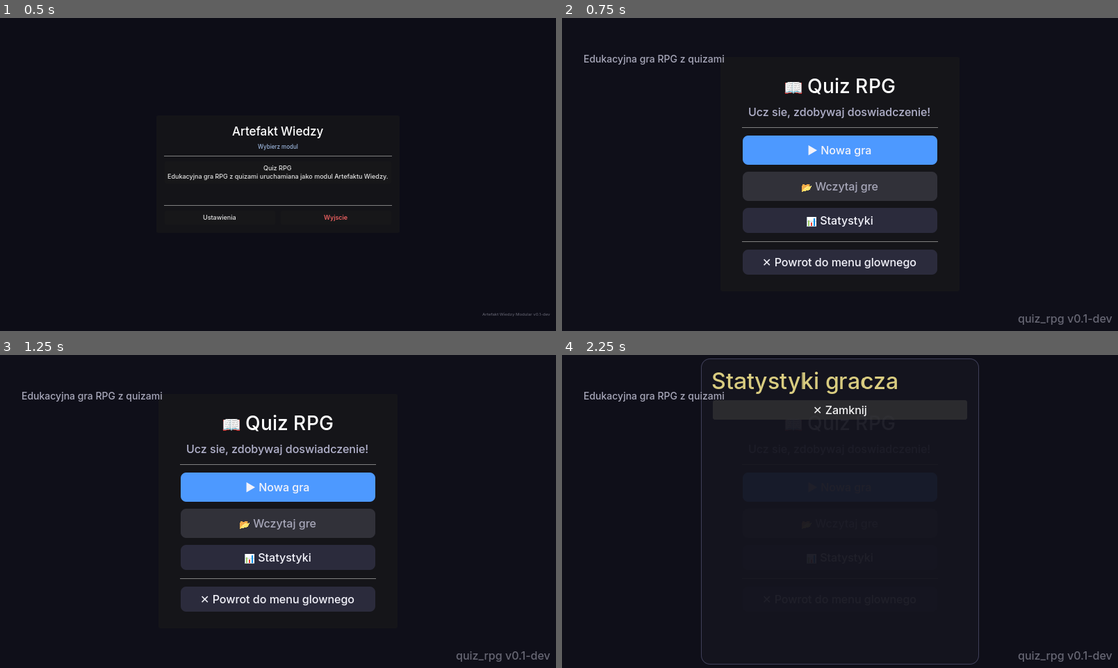
Above: before the commit, frames 1-4 (two rows, left to right).
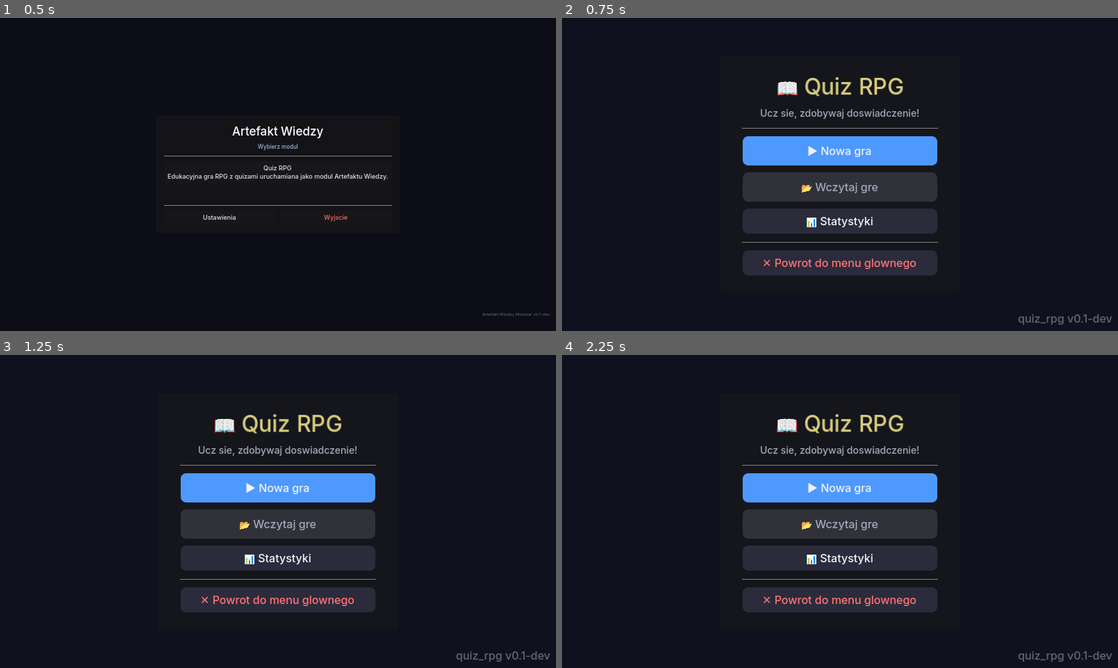
Above: after the commit, the same moments.

Repository: DaVideX12324/Artefakt-Wiedzy-modular
Game: Godot game, scene res://scenes/main.tscn
Two runs of this game, one before a commit and one after it. Both use one fixed random seed, a clock stepped at 60 frames per second and the inputs below.
Inputs:
- Up to frame 1 (0.5 s): no input
- Up to frame 2 (0.75 s): click "Quiz RPG Edukacyjna gra RPG z…" at 0.5 s
- Up to frame 3 (1.25 s): no input
- Up to frame 4 (2.25 s): click "📊 Statystyki" at 1.25 s; click "✕ Zamknij" at 2 s

Frame 1 is identical in both runs. In frame 2, 3.2% of the frame differs, in the area x 4-68%, y 11-83%; in frame 3, 3.3%; in frame 4, 15%, in the area x 4-75%, y 1-99%.

Commit message:
Update main_menu.gd

Diff:
--- a/modules/quiz_rpg/scripts/ui/main_menu.gd
+++ b/modules/quiz_rpg/scripts/ui/main_menu.gd
@@ -1,98 +1,90 @@
 extends CanvasLayer
 
-## Menu główne — nowa gra, wczytaj, statystyki, wyjście.
-## Stylowane z kodu, nie wymaga Theme resource.
+## Main menu for res://modules/quiz_rpg/scenes/ui/main_menu.tscn.
 
 @onready var new_game_btn: Button = $Center/Panel/Margin/VBox/BtnNewGame
 @onready var load_game_btn: Button = $Center/Panel/Margin/VBox/BtnLoadGame
 @onready var stats_btn: Button = $Center/Panel/Margin/VBox/BtnStats
 @onready var quit_btn: Button = $Center/Panel/Margin/VBox/BtnQuit
-@onready var title_label: Label = $StatsPanel/StatsMargin/StatsVBox/StatsLabel
+@onready var close_stats_btn: Button = $StatsPanel/StatsMargin/StatsVBox/BtnCloseStats
+@onready var title_label: Label = $Center/Panel/Margin/VBox/Title
+@onready var subtitle_label: Label = $Center/Panel/Margin/VBox/Subtitle
+@onready var stats_label: Label = $StatsPanel/StatsMargin/StatsVBox/StatsLabel
 @onready var stats_panel: PanelContainer = $StatsPanel
+@onready var background: ColorRect = $BG
 
-var _title_time: float = 0.0
+var _title_time := 0.0
 
 
 func _ready() -> void:
-	new_game_btn.pressed.connect(_on_new_game)
-	load_game_btn.pressed.connect(_on_load_game)
-	stats_btn.pressed.connect(_on_stats)
-	quit_btn.pressed.connect(_on_quit)
-
-	var gm := CoreManager.get_singleton("GameManager")
-	load_game_btn.disabled = not FileAccess.file_exists(gm.SAVE_PATH) if gm else true
-
-	if stats_panel:
-		stats_panel.visible = false
-
-	# Stylowanie z kodu
+	_connect_buttons()
+	_update_load_button()
 	_style_menu()
+	stats_panel.visible = false
 
 
 func _process(delta: float) -> void:
 	_title_time += delta
-	if title_label:
-		# Delikatne pulsowanie tytułu
-		var scale_factor = 1.0 + sin(_title_time * 1.5) * 0.02
-		title_label.scale = Vector2(scale_factor, scale_factor)
+	var scale_factor := 1.0 + sin(_title_time * 1.5) * 0.02
+	title_label.scale = Vector2(scale_factor, scale_factor)
+
+
+func _connect_buttons() -> void:
+	if not new_game_btn.pressed.is_connected(_on_new_game):
+		new_game_btn.pressed.connect(_on_new_game)
+	if not load_game_btn.pressed.is_connected(_on_load_game):
+		load_game_btn.pressed.connect(_on_load_game)
+	if not stats_btn.pressed.is_connected(_on_stats):
+		stats_btn.pressed.connect(_on_stats)
+	if not quit_btn.pressed.is_connected(_on_quit):
+		quit_btn.pressed.connect(_on_quit)
+	if not close_stats_btn.pressed.is_connected(_on_close_stats):
+		close_stats_btn.pressed.connect(_on_close_stats)
+
+
+func _update_load_button() -> void:
+	var gm := CoreManager.get_singleton("GameManager")
+	load_game_btn.disabled = not FileAccess.file_exists(gm.SAVE_PATH) if gm else true
 
 
 func _style_menu() -> void:
-	# Tło
-	var bg = get_node_or_null("Background")
-	if bg and bg is ColorRect:
-		bg.color = Color(0.06, 0.07, 0.12, 1)
+	background.color = Color(0.06, 0.07, 0.12, 1)
 
-	# Tytuł
-	if title_label:
-		title_label.add_theme_font_size_override("font_size", 32)
-		title_label.add_theme_color_override("font_color", Color(0.85, 0.8, 0.5))
-		title_label.pivot_offset = title_label.size / 2.0
+	title_label.add_theme_font_size_override("font_size", 32)
+	title_label.add_theme_color_override("font_color", Color(0.85, 0.8, 0.5))
+	title_label.pivot_offset = title_label.size / 2.0
 
-	# Przyciski
-	for btn in [new_game_btn, load_game_btn, stats_btn, quit_btn]:
-		if btn:
-			UIThemeSetup.style_button(btn, UIThemeSetup.BG_LIGHT, 8)
+	subtitle_label.add_theme_color_override("font_color", UIThemeSetup.TEXT_SECONDARY)
+	subtitle_label.add_theme_font_size_override("font_size", 14)
 
-	# NewGame ma kolor akcentu
-	if new_game_btn:
-		UIThemeSetup.style_button(new_game_btn, UIThemeSetup.ACCENT, 8)
+	for btn in [new_game_btn, load_game_btn, stats_btn, quit_btn, close_stats_btn]:
+		UIThemeSetup.style_button(btn, UIThemeSetup.BG_LIGHT, 8)
 
-	# Stats panel
-	if stats_panel:
-		var style = StyleBoxFlat.new()
-		style.bg_color = UIThemeSetup.BG_DARK
-		style.corner_radius_top_left = 12
-		style.corner_radius_top_right = 12
-		style.corner_radius_bottom_left = 12
-		style.corner_radius_bottom_right = 12
-		style.border_color = UIThemeSetup.BORDER
-		style.border_width_left = 1
-		style.border_width_right = 1
-		style.border_width_top = 1
-		style.border_width_bottom = 1
-		stats_panel.add_theme_stylebox_override("panel", style)
+	UIThemeSetup.style_button(new_game_btn, UIThemeSetup.ACCENT, 8)
 
-		var stats_label = stats_panel.get_node_or_null("StatsLabel")
-		if stats_label:
-			stats_label.add_theme_color_override("font_color", UIThemeSetup.TEXT_PRIMARY)
+	quit_btn.add_theme_color_override("font_color", Color(1.0, 0.45, 0.45))
+	close_stats_btn.add_theme_color_override("font_color", Color(1.0, 0.45, 0.45))
 
-	# Subtitle
-	_add_subtitle()
+	_style_stats_panel()
 
 
-func _add_subtitle() -> void:
-	var sub = Label.new()
-	sub.text = "Edukacyjna gra RPG z quizami"
-	sub.horizontal_alignment = HORIZONTAL_ALIGNMENT_CENTER
-	sub.add_theme_color_override("font_color", UIThemeSetup.TEXT_SECONDARY)
-	sub.add_theme_font_size_override("font_size", 14)
+func _style_stats_panel() -> void:
+	var style := StyleBoxFlat.new()
+	style.bg_color = UIThemeSetup.BG_DARK
+	style.corner_radius_top_left = 12
+	style.corner_radius_top_right = 12
+	style.corner_radius_bottom_left = 12
+	style.corner_radius_bottom_right = 12
+	style.border_color = UIThemeSetup.BORDER
+	style.border_width_left = 1
+	style.border_width_right = 1
+	style.border_width_top = 1
+	style.border_width_bottom = 1
 
-	# Wstaw pod tytuł
-	if title_label:
-		sub.position = title_label.position + Vector2(0, 50)
-		sub.size = Vector2(title_label.size.x, 30)
-		add_child(sub)
+	stats_panel.add_theme_stylebox_override("panel", style)
+
+	stats_label.add_theme_color_override("font_color", UIThemeSetup.TEXT_PRIMARY)
+	stats_label.add_theme_font_size_override("font_size", 16)
 
 
 func _on_new_game() -> void:
@@ -108,23 +100,25 @@
 	if gm.load_game():
 		gm.change_state(gm.GameState.EXPLORING)
 	else:
-		push_warning("Nie udało się wczytać gry!")
+		push_warning("Nie udalo sie wczytac gry!")
 
 
 func _on_stats() -> void:
-	if stats_panel:
-		stats_panel.visible = not stats_panel.visible
-		if stats_panel.visible:
-			_populate_stats()
+	stats_panel.visible = not stats_panel.visible
+	if stats_panel.visible:
+		_populate_stats()
+
+
+func _on_close_stats() -> void:
+	stats_panel.visible = false
 
 
 func _populate_stats() -> void:
-	var stats_label = stats_panel.get_node_or_null("StatsLabel")
-	if not stats_label:
-		return
 	var ps := CoreManager.get_singleton("PlayerStats")
 	if not ps:
+		stats_label.text = "Brak statystyk"
 		return
+
 	stats_label.text = """Statystyki gracza:
 Poziom: %d
 XP: %d / %d
@@ -132,7 +126,7 @@
 Punkty: %d
 Poprawne: %d
 Bledne: %d
-Seria: %d
+Najlepsza seria: %d
 Nagrody: %d
 Trafnosc: %.0f%%""" % [
 		ps.level,
